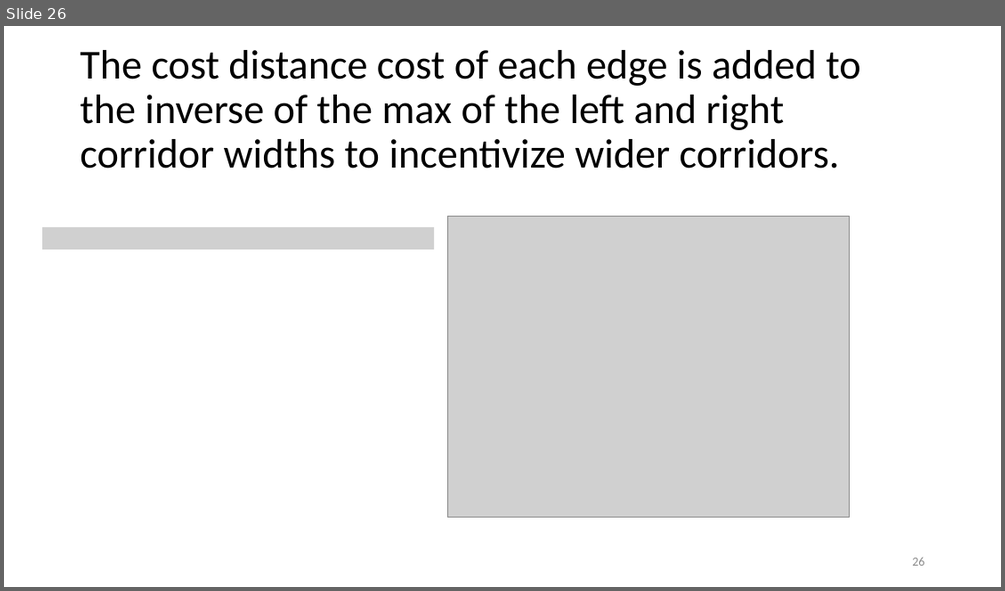
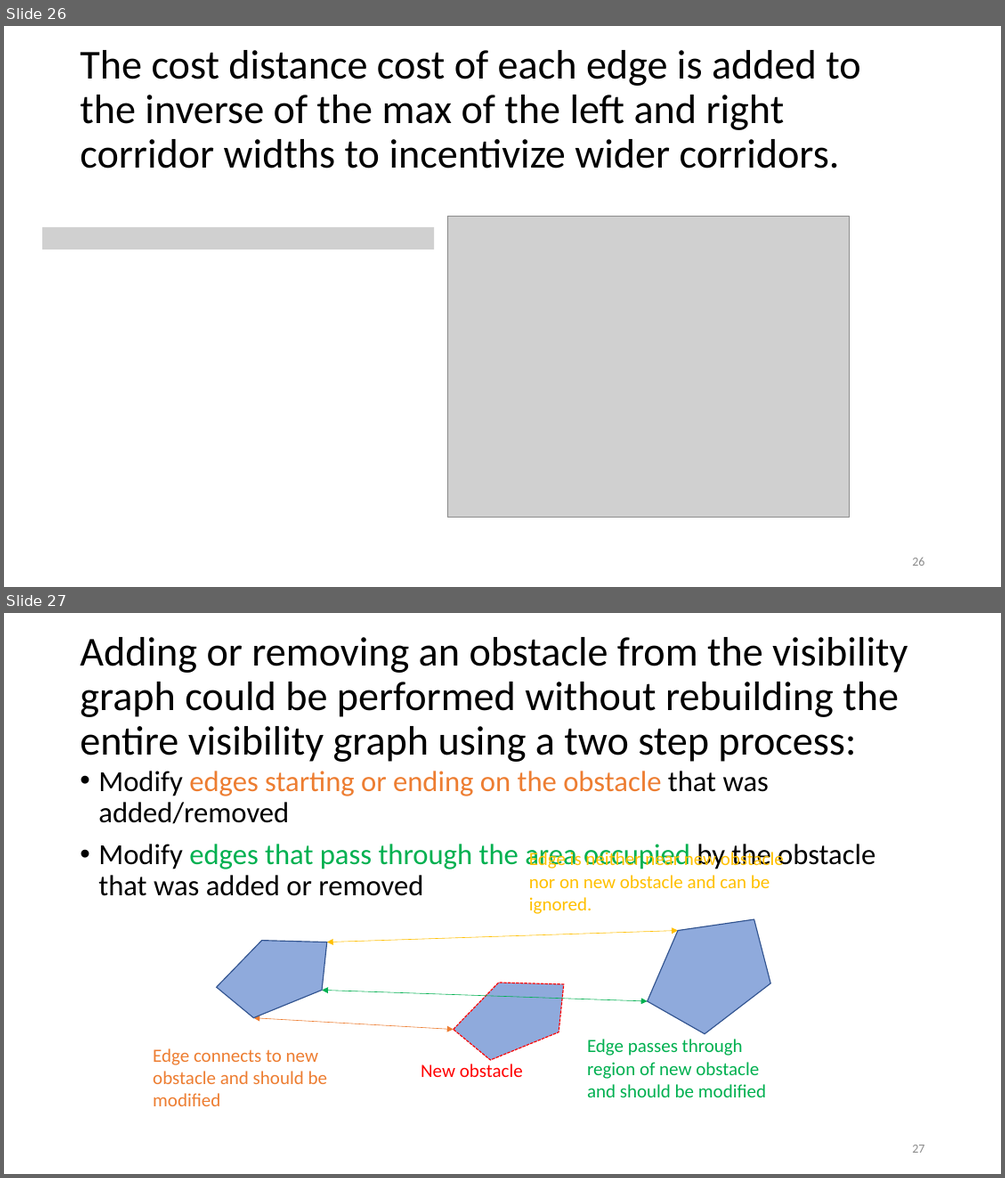
Before and after one commit to ivsg-psu/PathPlanning_GridFreePathPlanners_BoundedAStar, a slide deck: Documentation/bounded_astar_documentation.pptx. Shown one above the other, each under a label of ours: slide 26 before the commit, slides 26 and 27 after it. The pictures are 1005x591 and 1005x1178 pixels, drawn with LibreOffice and Linux fonts; fonts in the diff are those of the drawing; grey boxes stand for pictures. Boxes give left, top, right and bottom in pixels: in the first picture for what was removed or moved away, otherwise in the second. Text is boxed around its words. In the diff, an @@ line names an element or a change of style, - is before the commit and + after.

```diff
--- a/Documentation/bounded_astar_documentation.pptx
+++ b/Documentation/bounded_astar_documentation.pptx
@@ slide 27 added at (4,613,1001,1174), background #FFFFFF @@
@@ title added at (80,637,907,762), 39.6 pt, text #000000 @@
+Adding or removing an obstacle from the visibility graph could be performed without rebuilding the entire visibility graph using a two step process:
@@ text added at (98,771,875,896), 28 pt, text #000000 @@
+• Modify edges starting or ending on the obstacle that was added/removed
+• Modify edges that pass through the area occupied by the obstacle that was added or removed
@@ text added at (529,850,769,914), 18 pt, text #FFC000 @@
+Edge is neither near new obstacle nor on new obstacle and can be ignored.
@@ pentagon added at (624,890,791,1050), fill #8FAADC, outline #325491 1 pt @@
@@ pentagon added at (206,917,343,1026), fill #8FAADC, outline #325491 1 pt @@
@@ double arrow added from (327, 942) to (678, 930), #FFC000 0.5 pt @@
@@ pentagon added at (444,960,580,1069), fill #8FAADC, outline #FF0000 1 pt dashed @@
@@ double arrow added from (322, 989) to (647, 1001), #00B050 0.5 pt @@
@@ double arrow added from (254, 1018) to (453, 1030), #ED7D31 0.5 pt @@
@@ text added at (587,1038,766,1097), 18 pt, text #00B050 @@
+Edge passes through region of new obstacle and should be modified
@@ text added at (153,1048,327,1106), 18 pt, text #ED7D31 @@
+Edge connects to new obstacle and should be modified
@@ text added at (421,1063,523,1077), 18 pt, text #FF0000 @@
+New obstacle
@@ page number added at (912,1144,924,1152), 12 pt, text #8C8C8C @@
+27
```
Also in this commit, not shown: 7 other slides added, 6 other files.
